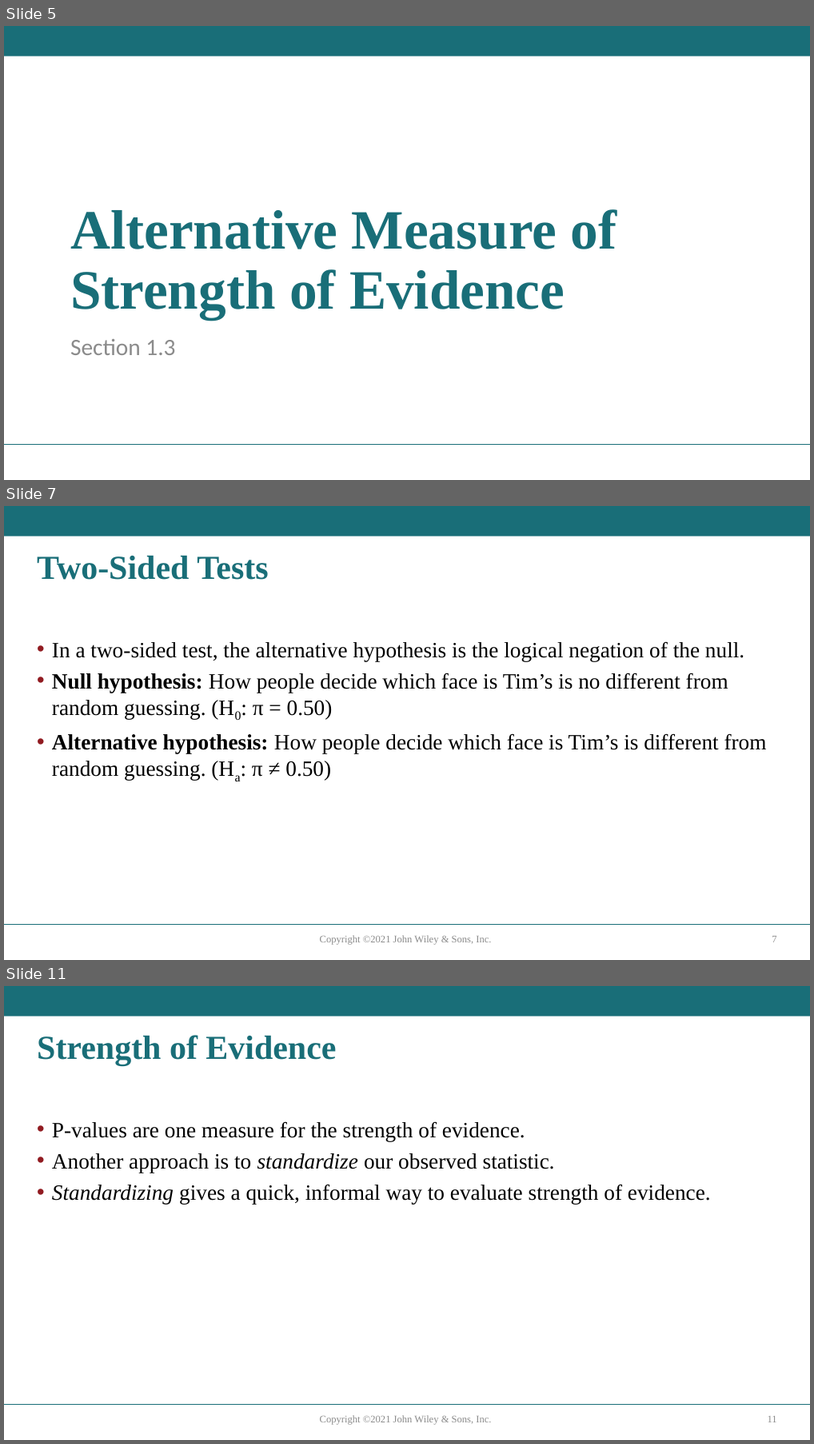
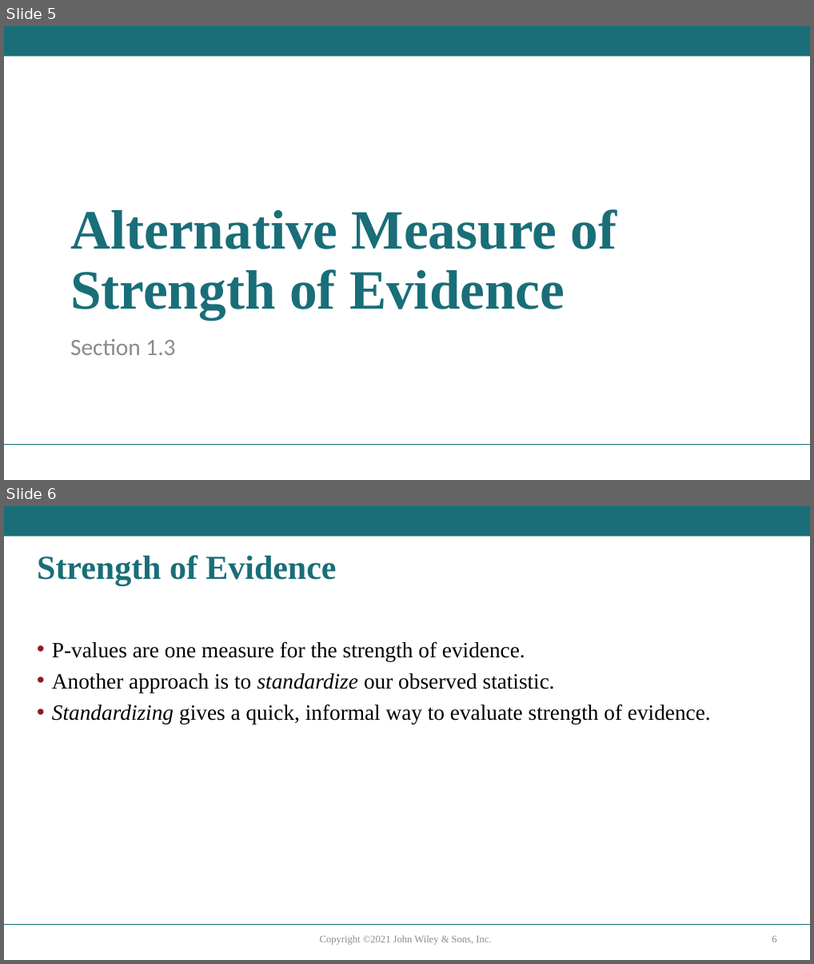
Before and after one commit to sroscoe2/MATH-104, a slide deck: Slides/Ch1.3-Roscoe26.pptx. Shown one above the other, each under a label of ours: slides 5, 7 and 11 before the commit, slides 5 and 6 after it; the slides between them are not shown. The pictures are 814x1444 and 814x964 pixels, drawn with LibreOffice and Linux fonts; fonts in the diff are those of the drawing. Boxes give left, top, right and bottom in pixels: in the first picture for what was removed or moved away, otherwise in the second. Text is boxed around its words. In the diff, an @@ line names an element or a change of style, - is before the commit and + after.

```diff
--- a/Slides/Ch1.3-Roscoe26.pptx
+++ b/Slides/Ch1.3-Roscoe26.pptx
@@ slide 7 removed at (4, 506, 810, 960), background #FFFFFF; not listed: 4 template elements that a slide beside it also shows @@
@@ title removed at (37, 556, 268, 580) @@
-Two-Sided Tests
@@ text removed at (52, 641, 767, 780) @@
-• In a two-sided test, the alternative hypothesis is the logical negation of the null.
-• Null hypothesis: How people decide which face is Tim’s is no different from random guessing. (H0: π = 0.50)
-• Alternative hypothesis: How people decide which face is Tim’s is different from random guessing. (Ha: π ≠ 0.50)
@@ what was slide 11 is now slide 6 @@
@@ page number at (772, 936, 777, 942): text changed @@
-11
+6
```
Also in this commit, not shown: 2 slides changed, 4 other slides removed, 1 other file.
